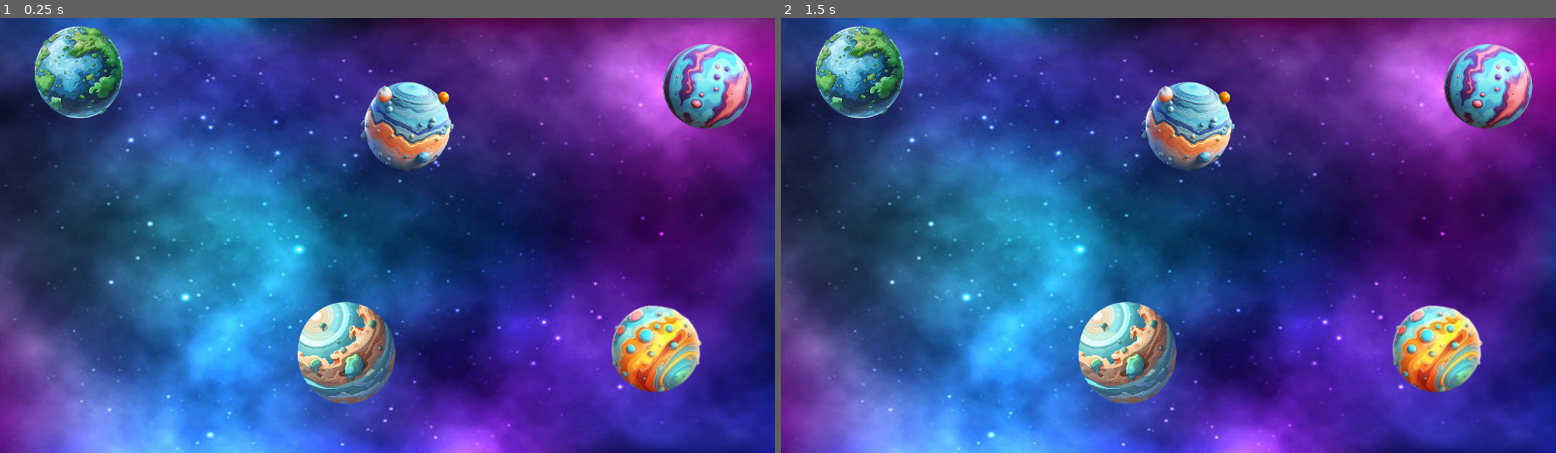
Above: before the commit, frames 1-2 (left to right).
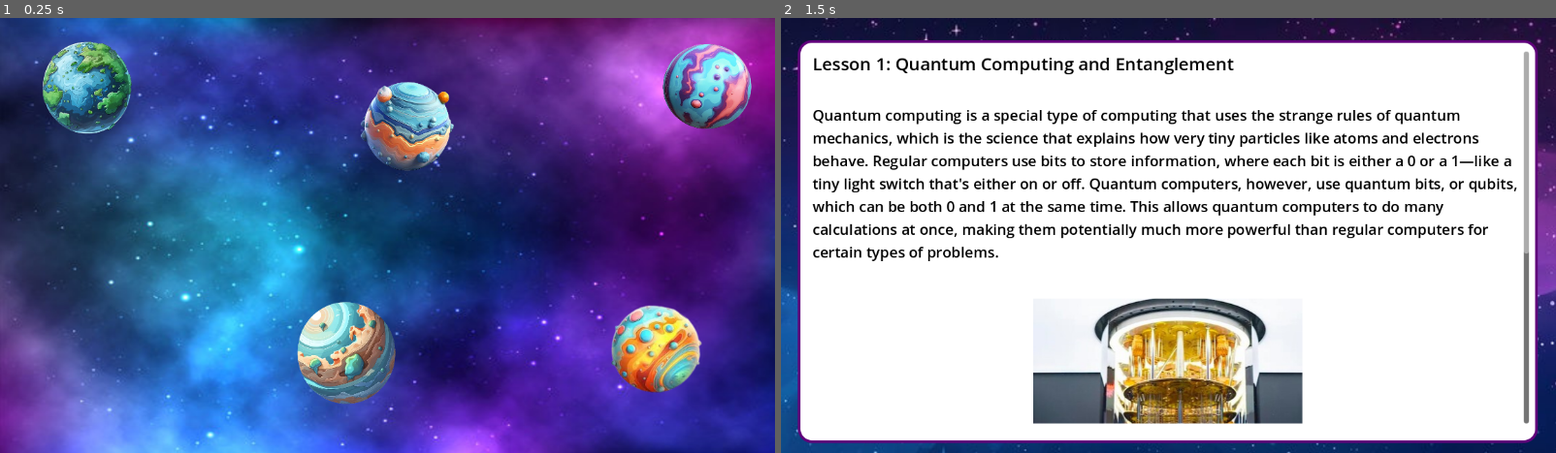
Above: after the commit, the same moments.

Repository: MatthewFeroz/ssw-555-game
Game: Godot game, scene res://BackgroundSpaceMap.tscn
Two runs of this game, one before a commit and one after it. Both use one fixed random seed, a clock stepped at 60 frames per second and the inputs below. The project has no main scene, so this scene is started directly.
Inputs (mouse positions are in pixels of both pictures, inside the frame that each line leads up to):
- Up to frame 1 (0.25 s): no input
- Up to frame 2 (1.5 s): click (1191, 126) at 0.52 s; tap Enter at 1.25 s

The runs differ from the first frame. In frame 1, 2.2% of the frame differs, in the area x 4-18%, y 1-27%; in frame 2, 99%, in the area x 0-100%, y 0-100%.

Commit message:
Added space background and planets for map and lesson 1 pretty much complete

Diff:
--- a/BackgroundSpaceMap.tscn
+++ b/BackgroundSpaceMap.tscn
@@ -1,11 +1,15 @@
-[gd_scene load_steps=7 format=3 uid="uid://cjirkqh35qrve"]
+[gd_scene load_steps=11 format=3 uid="uid://cjirkqh35qrve"]
 
 [ext_resource type="Texture2D" uid="uid://clagag22hf2pm" path="res://SpaceMap/galaxy1.jpg" id="1_w6rk8"]
 [ext_resource type="Texture2D" uid="uid://bktmyh8t33pvh" path="res://SpaceMap/earth_png.png" id="2_bmd6a"]
 [ext_resource type="Texture2D" uid="uid://dt3l1jjanu28i" path="res://SpaceMap/planet2.png" id="3_2m804"]
 [ext_resource type="Texture2D" uid="uid://dluaw0xawymiv" path="res://SpaceMap/planet3.png" id="4_2m804"]
+[ext_resource type="Script" uid="uid://dyuvwc3m48ull" path="res://planet2_button.gd" id="4_kgwen"]
+[ext_resource type="PackedScene" uid="uid://brj04gfmi1l7l" path="res://lesson_1.tscn" id="5_3jwhq"]
 [ext_resource type="Texture2D" uid="uid://dd1dqtcsj8kes" path="res://SpaceMap/planet4.png" id="5_qmej6"]
 [ext_resource type="Texture2D" uid="uid://cwvo7liefqklt" path="res://SpaceMap/planet 5.png" id="6_qmej6"]
+[ext_resource type="Script" uid="uid://dd4k1yuo42f74" path="res://planet3_button.gd" id="7_endr3"]
+[ext_resource type="PackedScene" uid="uid://liywc0r121p5" path="res://mini-game_1.tscn" id="8_w20kw"]
 
 [node name="Control" type="Control"]
 layout_mode = 3
@@ -29,15 +33,15 @@
 [node name="Planet 1 (Earth)" type="TextureRect" parent="."]
 layout_mode = 1
 anchors_preset = -1
-anchor_left = 0.85
-anchor_top = -0.2
-anchor_right = 5.025
-anchor_bottom = 4.225
+anchor_left = 1.15
+anchor_top = 0.375
+anchor_right = 5.325
+anchor_bottom = 4.8
 texture = ExtResource("2_bmd6a")
 expand_mode = 1
 metadata/_edit_use_anchors_ = true
 
-[node name="Planet 2" type="TextureRect" parent="."]
+[node name="Planet 2 - L1" type="TextureRect" parent="."]
 layout_mode = 1
 anchors_preset = -1
 anchor_left = 13.05
@@ -50,7 +54,17 @@
 expand_mode = 1
 metadata/_edit_use_anchors_ = true
 
-[node name="Planet 3" type="TextureRect" parent="."]
+[node name="Button" type="Button" parent="Planet 2 - L1"]
+layout_mode = 0
+offset_left = 16.0
+offset_top = 32.0
+offset_right = 162.0
+offset_bottom = 151.0
+flat = true
+script = ExtResource("4_kgwen")
+lesson_scene = ExtResource("5_3jwhq")
+
+[node name="Planet 3 - MG 1" type="TextureRect" parent="."]
 layout_mode = 0
 offset_left = 972.0
 offset_top = 25.0
@@ -59,7 +73,17 @@
 texture = ExtResource("4_2m804")
 expand_mode = 1
 
-[node name="Planet 4" type="TextureRect" parent="."]
+[node name="Button" type="Button" parent="Planet 3 - MG 1"]
+layout_mode = 0
+offset_left = 21.0
+offset_top = 19.0
+offset_right = 141.0
+offset_bottom = 137.0
+flat = true
+script = ExtResource("7_endr3")
+lesson_scene = ExtResource("8_w20kw")
+
+[node name="Planet 4 - L2" type="TextureRect" parent="."]
 layout_mode = 1
 anchors_preset = -1
 anchor_left = 22.25
@@ -70,7 +94,7 @@
 expand_mode = 1
 metadata/_edit_use_anchors_ = true
 
-[node name="Planet 5" type="TextureRect" parent="."]
+[node name="Planet 5 - MG2" type="TextureRect" parent="."]
 layout_mode = 0
 offset_left = 435.0
 offset_top = 413.0
@@ -78,3 +102,9 @@
 offset_bottom = 585.0
 texture = ExtResource("6_qmej6")
 expand_mode = 1
+
+[node name="Line2D" type="Line2D" parent="."]
+
+[connection signal="pressed" from="Planet 2 - L1/Button" to="Planet 2 - L1/Button" method="_on_pressed"]
+[connection signal="pressed" from="Planet 3 - MG 1/Button" to="Planet 2 - L1/Button" method="_on_button_pressed"]
+[connection signal="pressed" from="Planet 3 - MG 1/Button" to="Planet 3 - MG 1/Button" method="_on_pressed"]
--- /dev/null
+++ b/lesson_1.tscn
@@ -0,0 +1,91 @@
+[gd_scene load_steps=4 format=3 uid="uid://brj04gfmi1l7l"]
+
+[ext_resource type="Texture2D" uid="uid://bkuo4uepajlr1" path="res://SpaceMap/galaxy.jpg" id="1_esa40"]
+[ext_resource type="Texture2D" uid="uid://ke1tf78qgip1" path="res://Lesson1/quantum_computer.jpg" id="2_8m4ky"]
+
+[sub_resource type="StyleBoxFlat" id="StyleBoxFlat_esa40"]
+bg_color = Color(1, 1, 1, 1)
+border_width_left = 4
+border_width_top = 4
+border_width_right = 4
+border_width_bottom = 4
+border_color = Color(0.373477, 0.000499597, 0.47786, 1)
+corner_radius_top_left = 20
+corner_radius_top_right = 20
+corner_radius_bottom_right = 20
+corner_radius_bottom_left = 20
+corner_detail = 16
+
+[node name="Control" type="Control"]
+layout_mode = 3
+anchors_preset = 0
+offset_right = 40.0
+offset_bottom = 40.0
+
+[node name="TextureRect" type="TextureRect" parent="."]
+layout_mode = 0
+offset_right = 1159.0
+offset_bottom = 663.0
+texture = ExtResource("1_esa40")
+
+[node name="Panel" type="Panel" parent="."]
+custom_minimum_size = Vector2(1100, 550)
+layout_mode = 0
+offset_left = 25.0
+offset_top = 33.0
+offset_right = 1125.0
+offset_bottom = 633.0
+theme_override_styles/panel = SubResource("StyleBoxFlat_esa40")
+
+[node name="ScrollContainer" type="ScrollContainer" parent="Panel"]
+layout_mode = 0
+offset_left = 22.0
+offset_top = 17.0
+offset_right = 1087.0
+offset_bottom = 571.0
+
+[node name="VBoxContainer" type="VBoxContainer" parent="Panel/ScrollContainer"]
+layout_mode = 2
+size_flags_horizontal = 3
+size_flags_vertical = 3
+
+[node name="Label" type="Label" parent="Panel/ScrollContainer/VBoxContainer"]
+modulate = Color(0, 0, 0, 1)
+self_modulate = Color(0, 0, 0, 1)
+layout_mode = 2
+size_flags_stretch_ratio = 0.0
+theme_override_font_sizes/font_size = 26
+text = "Lesson 1: Quantum Computing and Entanglement
+"
+
+[node name="Label2" type="Label" parent="Panel/ScrollContainer/VBoxContainer"]
+modulate = Color(0, 0, 0, 1)
+custom_minimum_size = Vector2(100, 100)
+layout_mode = 2
+theme_override_font_sizes/font_size = 22
+text = "Quantum computing is a special type of computing that uses the strange rules of quantum mechanics, which is the science that explains how very tiny particles like atoms and electrons behave. Regular computers use bits to store information, where each bit is either a 0 or a 1—like a tiny light switch that's either on or off. Quantum computers, however, use quantum bits, or qubits, which can be both 0 and 1 at the same time. This allows quantum computers to do many calculations at once, making them potentially much more powerful than regular computers for certain types of problems."
+autowrap_mode = 3
+
+[node name="TextureRect" type="TextureRect" parent="Panel/ScrollContainer/VBoxContainer"]
+custom_minimum_size = Vector2(0, 500)
+layout_mode = 2
+texture = ExtResource("2_8m4ky")
+expand_mode = 1
+stretch_mode = 3
+
+[node name="Label3" type="Label" parent="Panel/ScrollContainer/VBoxContainer"]
+custom_minimum_size = Vector2(20, 20)
+layout_mode = 2
+theme_override_colors/font_color = Color(0, 0, 0, 1)
+text = "Figure 1. A physical quantum computer...much different than computers you've seen before!"
+horizontal_alignment = 1
+autowrap_mode = 3
+
+[node name="Label4" type="Label" parent="Panel/ScrollContainer/VBoxContainer"]
+custom_minimum_size = Vector2(20, 20)
+layout_mode = 2
+theme_override_colors/font_color = Color(0, 0, 0, 1)
+theme_override_font_sizes/font_size = 20
+text = "
+One of the coolest features of quantum computers is superposition. Superposition means that a qubit can exist in multiple states at once, rather than just being in a 0 or a 1 state like a regular bit. You can think of it like a spinning coin: while it’s spinning, it’s both heads and tails at the same time. When it lands, it’s either heads or tails. With superposition, quantum computers can explore lots of possibilities at the same time, which helps them solve really complex problems much faster than regular computers."
+autowrap_mode = 3
--- /dev/null
+++ b/mini-game_1.tscn
@@ -0,0 +1,13 @@
+[gd_scene format=3 uid="uid://liywc0r121p5"]
+
+[node name="Control" type="Control"]
+layout_mode = 3
+anchors_preset = 0
+offset_right = 40.0
+offset_bottom = 40.0
+
+[node name="Label" type="Label" parent="."]
+layout_mode = 0
+offset_right = 40.0
+offset_bottom = 23.0
+text = "Mini-Game 1: Entanglement"
--- /dev/null
+++ b/planet2_button.gd
@@ -0,0 +1,8 @@
+extends Button
+
+
+@export var lesson_scene: PackedScene  # Drag your lesson scene here in the Inspector
+
+func _on_pressed():
+	if lesson_scene:
+		get_tree().change_scene_to_packed(lesson_scene)  # Change to the lesson scene
--- /dev/null
+++ b/planet3_button.gd
@@ -0,0 +1,7 @@
+extends Button
+
+@export var lesson_scene: PackedScene  # Drag your lesson scene here in the Inspector
+
+func _on_pressed():
+	if lesson_scene:
+		get_tree().change_scene_to_packed(lesson_scene)  # Change to the lesson scene
Binary file added: Lesson1/quantum_computer.jpg
Not shown, added: Lesson1/quantum_computer.jpg.import
Not shown, added: Lesson1/quantum_computer.png.import
Not shown, added: planet2_button.gd.uid
Not shown, added: planet3_button.gd.uid
